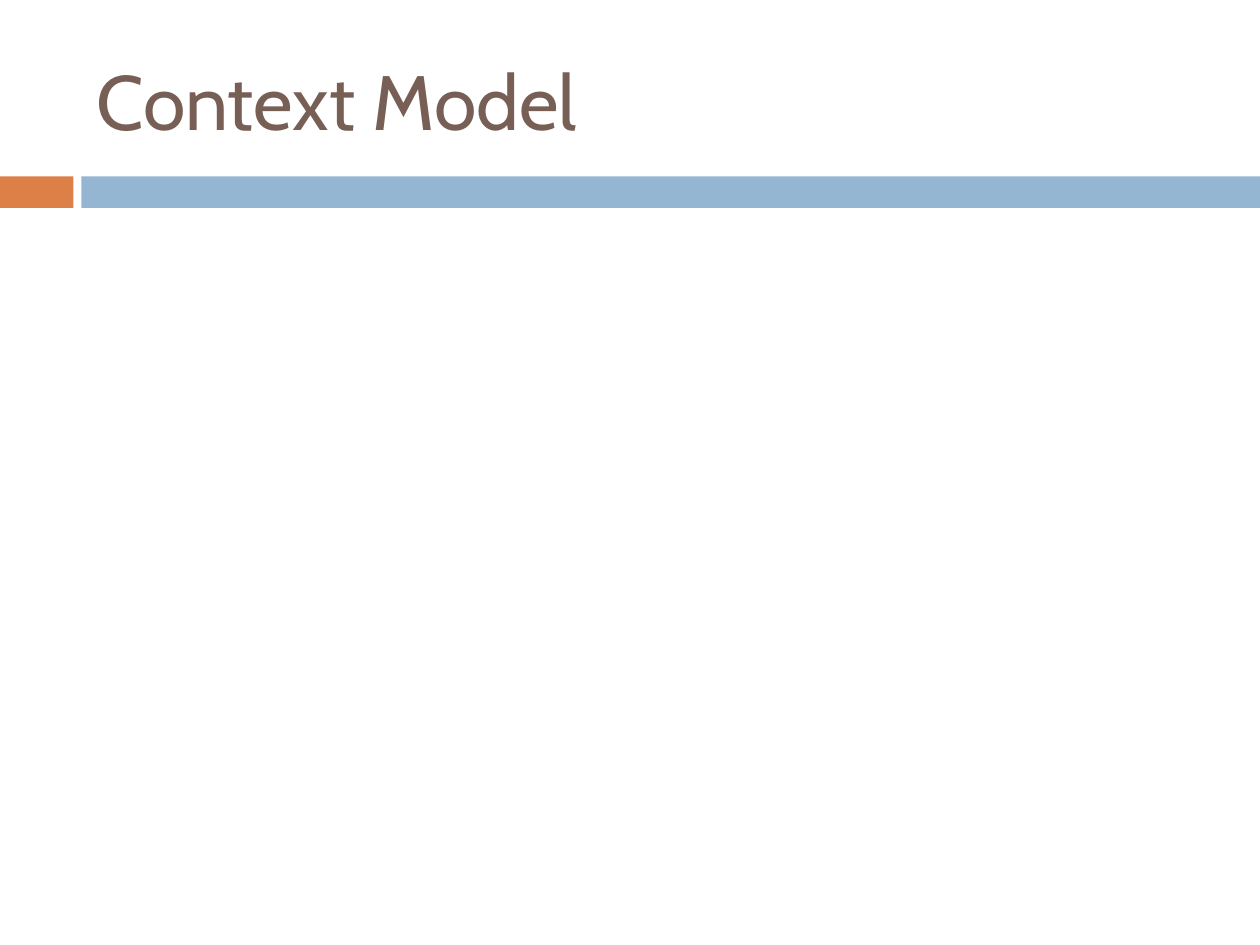
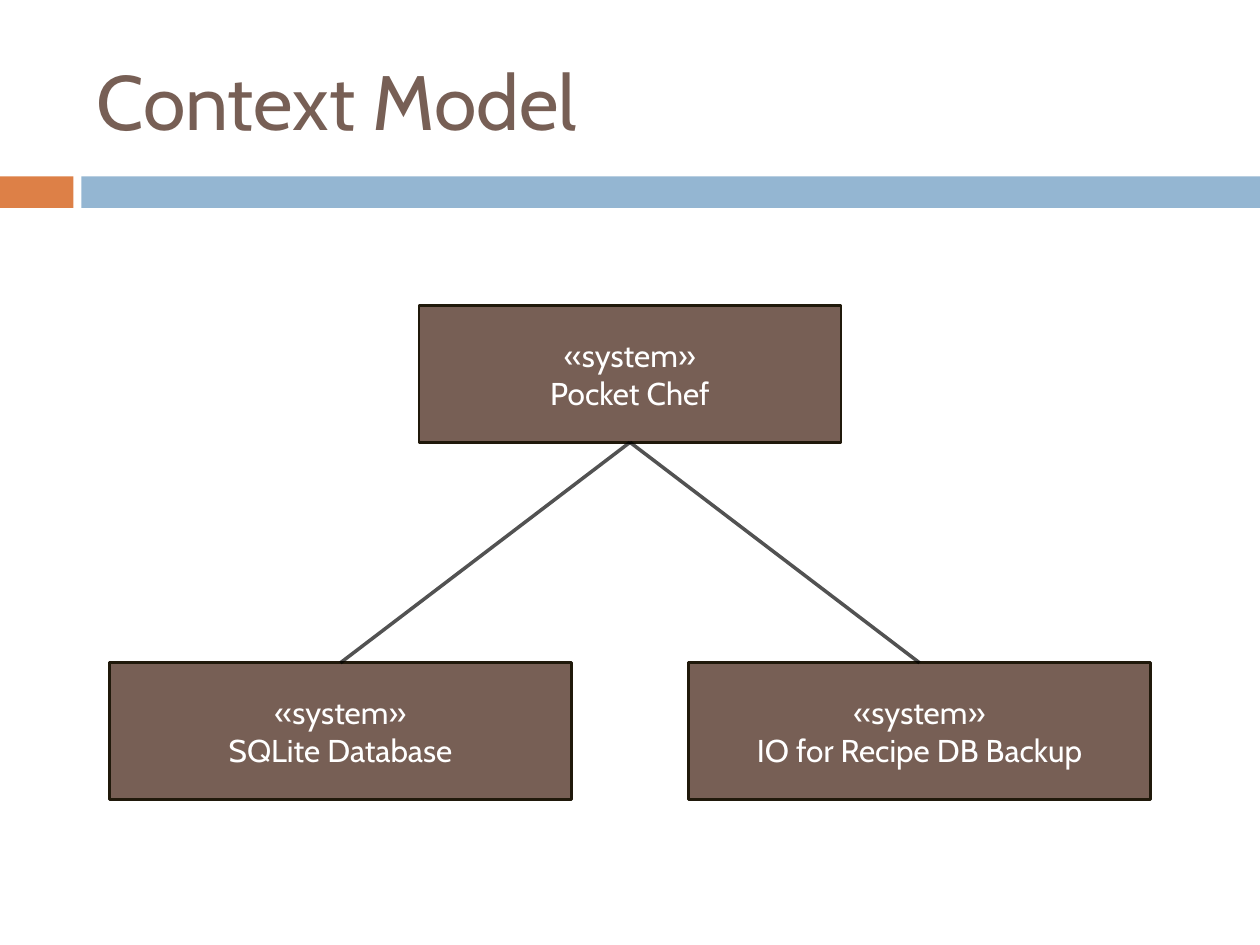
Before and after one commit to CS3365-01/PowerPoints, a slide deck: slide 4 of Product Architecture.pptx. Drawn at 1260x945 pixels with LibreOffice and Linux fonts; fonts in the diff are those of the drawing. Boxes give left, top, right and bottom in pixels: in the first picture for what was removed or moved away, otherwise in the second. Text is boxed around its words. In the diff, an @@ line names an element or a change of style, - is before the commit and + after.

Commit message:
Added context diagram.

```diff
--- a/Product Architecture.pptx
+++ b/Product Architecture.pptx
@@ rectangle added at [420, 306, 842, 442], fill #775F55, outline #20190B 1.5 pt, 18 pt, text #FFFFFF @@
+«system»
+Pocket Chef
@@ line added from (630, 442) to (340, 663), #000000 2 pt @@
@@ line added from (630, 442) to (920, 663), #000000 2 pt @@
@@ rectangle added at [110, 663, 572, 799], fill #775F55, outline #20190B 1.5 pt, 18 pt, text #FFFFFF @@
+«system»
+SQLite Database
@@ rectangle added at [688, 663, 1150, 799], fill #775F55, outline #20190B 1.5 pt, 18 pt, text #FFFFFF @@
+«system»
+IO for Recipe DB Backup
```
Also in this commit, not shown: 1 other slide changed.
